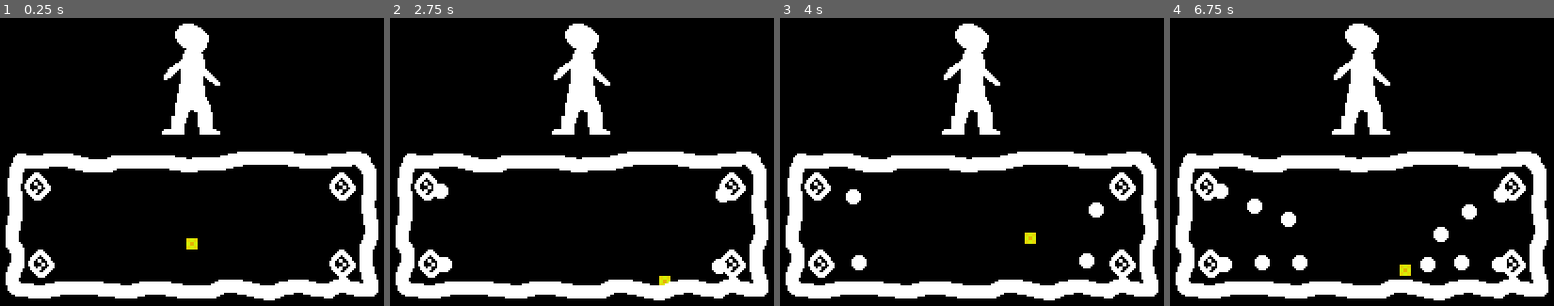
Above: before the commit, frames 1-4 (left to right).
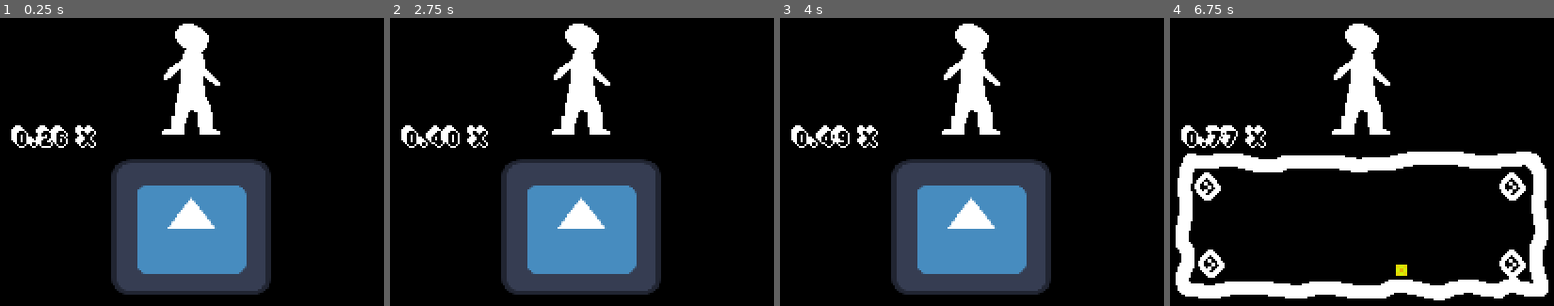
Above: after the commit, the same moments.

Repository: The-Briel-Deal/corn-maze
Game: Godot game, scene res://scenes/combat.tscn
The game is run twice, just before and just after one commit, with the same random seed, the same clock (stepped at 60 frames per second) and the same inputs. The engine's default icon, where the game draws it, is replaced by a stand-in: a white triangle on a blue panel in a dark square.
Inputs (mouse positions are in pixels of both pictures, inside the frame that each line leads up to):
- Up to frame 1 (0.25 s): no input
- Up to frame 2 (2.75 s): move the mouse to (716, 133) at 0.52 s; hold Right (ui_right) 0.53-1.28 s; tap Enter at 1.25 s; move the mouse to (462, 167) at 1.27 s; hold Down (ui_down) 1.28-2.03 s; move the mouse to (643, 75) at 2.02 s; hold Right (ui_right) from 2.03 s (still down)
- Up to frame 3 (4 s): move the mouse to (941, 216) at 2.77 s; release Right (ui_right) at 2.78 s; hold Up (ui_up) 2.78-3.53 s; move the mouse to (1152, 199) at 3.52 s; hold Left (ui_left) from 3.53 s (still down)
- Up to frame 4 (6.75 s): move the mouse to (1181, 98) at 4.27 s; move the mouse to (1392, 150) at 5.02 s; release Left (ui_left) at 5.03 s; hold Down (ui_down) 5.03-5.78 s; move the mouse to (1269, 64) at 5.77 s; hold Right (ui_right) 5.78-6.53 s; move the mouse to (1496, 133) at 6.52 s; hold Up (ui_up) from 6.53 s (still down)

The runs differ from the first frame. In frame 1, 31% of the frame differs, in the area x 1-99%, y 37-99%; in frame 2, 31%; in frame 3, 31%; in frame 4, 2.6%.

Commit message:
Cleaned up combat, refactor

Diff:
--- a/project.godot
+++ b/project.godot
@@ -24,7 +24,50 @@
 window/size/window_height_override=720
 window/stretch/mode="viewport"
 
+[input]
+
+up={
+"deadzone": 0.5,
+"events": [Object(InputEventJoypadMotion,"resource_local_to_scene":false,"resource_name":"","device":-1,"axis":1,"axis_value":-1.0,"script":null)
+, Object(InputEventJoypadButton,"resource_local_to_scene":false,"resource_name":"","device":-1,"button_index":11,"pressure":0.0,"pressed":true,"script":null)
+, Object(InputEventKey,"resource_local_to_scene":false,"resource_name":"","device":-1,"window_id":0,"alt_pressed":false,"shift_pressed":false,"ctrl_pressed":false,"meta_pressed":false,"pressed":false,"keycode":0,"physical_keycode":4194320,"key_label":0,"unicode":0,"echo":false,"script":null)
+]
+}
+down={
+"deadzone": 0.5,
+"events": [Object(InputEventJoypadMotion,"resource_local_to_scene":false,"resource_name":"","device":-1,"axis":1,"axis_value":1.0,"script":null)
+, Object(InputEventJoypadButton,"resource_local_to_scene":false,"resource_name":"","device":-1,"button_index":12,"pressure":0.0,"pressed":true,"script":null)
+, Object(InputEventKey,"resource_local_to_scene":false,"resource_name":"","device":-1,"window_id":0,"alt_pressed":false,"shift_pressed":false,"ctrl_pressed":false,"meta_pressed":false,"pressed":false,"keycode":0,"physical_keycode":4194322,"key_label":0,"unicode":0,"echo":false,"script":null)
+]
+}
+left={
+"deadzone": 0.5,
+"events": [Object(InputEventJoypadMotion,"resource_local_to_scene":false,"resource_name":"","device":-1,"axis":0,"axis_value":-1.0,"script":null)
+, Object(InputEventJoypadButton,"resource_local_to_scene":false,"resource_name":"","device":-1,"button_index":13,"pressure":0.0,"pressed":true,"script":null)
+, Object(InputEventKey,"resource_local_to_scene":false,"resource_name":"","device":-1,"window_id":0,"alt_pressed":false,"shift_pressed":false,"ctrl_pressed":false,"meta_pressed":false,"pressed":false,"keycode":0,"physical_keycode":4194319,"key_label":0,"unicode":0,"echo":false,"script":null)
+]
+}
+right={
+"deadzone": 0.5,
+"events": [Object(InputEventJoypadMotion,"resource_local_to_scene":false,"resource_name":"","device":-1,"axis":0,"axis_value":1.0,"script":null)
+, Object(InputEventJoypadButton,"resource_local_to_scene":false,"resource_name":"","device":-1,"button_index":14,"pressure":0.0,"pressed":true,"script":null)
+, Object(InputEventKey,"resource_local_to_scene":false,"resource_name":"","device":-1,"window_id":0,"alt_pressed":false,"shift_pressed":false,"ctrl_pressed":false,"meta_pressed":false,"pressed":false,"keycode":0,"physical_keycode":4194321,"key_label":0,"unicode":0,"echo":false,"script":null)
+]
+}
+select={
+"deadzone": 0.5,
+"events": [Object(InputEventJoypadButton,"resource_local_to_scene":false,"resource_name":"","device":-1,"button_index":0,"pressure":0.0,"pressed":true,"script":null)
+, Object(InputEventKey,"resource_local_to_scene":false,"resource_name":"","device":-1,"window_id":0,"alt_pressed":false,"shift_pressed":false,"ctrl_pressed":false,"meta_pressed":false,"pressed":false,"keycode":0,"physical_keycode":90,"key_label":0,"unicode":122,"echo":false,"script":null)
+]
+}
+cancel={
+"deadzone": 0.5,
+"events": [Object(InputEventJoypadButton,"resource_local_to_scene":false,"resource_name":"","device":-1,"button_index":1,"pressure":0.0,"pressed":true,"script":null)
+, Object(InputEventKey,"resource_local_to_scene":false,"resource_name":"","device":-1,"window_id":0,"alt_pressed":false,"shift_pressed":false,"ctrl_pressed":false,"meta_pressed":false,"pressed":false,"keycode":0,"physical_keycode":88,"key_label":0,"unicode":120,"echo":false,"script":null)
+]
+}
+
 [rendering]
 
+textures/canvas_textures/default_texture_filter=0
 environment/defaults/default_clear_color=Color(0, 0, 0, 1)
-textures/canvas_textures/default_texture_filter=0
--- a/scenes/combat.tscn
+++ b/scenes/combat.tscn
@@ -1,7 +1,9 @@
-[gd_scene load_steps=29 format=3 uid="uid://cd2qgnc6lmpd6"]
+[gd_scene load_steps=32 format=3 uid="uid://dy86kt7g6by3b"]
 
 [ext_resource type="Script" path="res://scripts/combat.gd" id="1_c56gx"]
 [ext_resource type="Texture2D" uid="uid://cjqqe3ao0o85c" path="res://assets/sprite/combat-intro.png" id="2_y280b"]
+[ext_resource type="Texture2D" uid="uid://cevbe80223vc" path="res://assets/sprite/godot-icon.svg" id="3_dnsko"]
+[ext_resource type="FontFile" uid="uid://b1mmfncgmrje8" path="res://assets/misc/Extrude.ttf" id="3_kt7ca"]
 
 [sub_resource type="AtlasTexture" id="AtlasTexture_jn3hu"]
 atlas = ExtResource("2_y280b")
@@ -169,14 +171,24 @@
 [sub_resource type="WorldBoundaryShape2D" id="WorldBoundaryShape2D_kctl7"]
 normal = Vector2(1, 0)
 
+[sub_resource type="Theme" id="Theme_8j7k3"]
+
 [node name="CombatMain" type="Node2D"]
 script = ExtResource("1_c56gx")
 
 [node name="MiniGameContent" type="Node2D" parent="."]
-
-[node name="CombatBackground" type="AnimatedSprite2D" parent="."]
+visible = false
+
+[node name="CombatBackground" type="AnimatedSprite2D" parent="MiniGameContent"]
 position = Vector2(160, 90)
 sprite_frames = SubResource("SpriteFrames_udmax")
+
+[node name="CombatTurnContent" type="Node2D" parent="."]
+
+[node name="TestSpriteREMOVE" type="Sprite2D" parent="CombatTurnContent"]
+position = Vector2(159.75, 131.25)
+scale = Vector2(0.660156, 0.566406)
+texture = ExtResource("3_dnsko")
 
 [node name="Walls" type="StaticBody2D" parent="."]
 collision_layer = 8
@@ -197,3 +209,14 @@
 [node name="LeftWall" type="CollisionShape2D" parent="Walls"]
 position = Vector2(68, 129)
 shape = SubResource("WorldBoundaryShape2D_kctl7")
+
+[node name="DynamicUI" type="CanvasLayer" parent="."]
+
+[node name="Multiplier" type="Label" parent="DynamicUI" groups=["ui_multiplier"]]
+offset_left = 66.0
+offset_top = 77.0
+offset_right = 110.0
+offset_bottom = 96.0
+theme = SubResource("Theme_8j7k3")
+theme_override_fonts/font = ExtResource("3_kt7ca")
+text = "1.54 X"
--- a/scenes/enemies/enemy-1.tscn
+++ b/scenes/enemies/enemy-1.tscn
@@ -1,15 +1,15 @@
-[gd_scene load_steps=4 format=3 uid="uid://dyytn4oustj0l"]
+[gd_scene load_steps=4 format=3 uid="uid://bgjjp7fphsvrn"]
 
 [ext_resource type="Texture2D" uid="uid://1700wysgrjqq" path="res://assets/sprite/enemy-dot.png" id="1_8l6cu"]
-[ext_resource type="Script" path="res://enemy-1.gd" id="1_8s5ab"]
+[ext_resource type="Script" path="res://scripts/enemy-1.gd" id="1_ctcl1"]
 
 [sub_resource type="CircleShape2D" id="CircleShape2D_hcydo"]
 radius = 4.12311
 
-[node name="Enemy1" type="CharacterBody2D"]
+[node name="Enemy1" type="CharacterBody2D" groups=["enemy"]]
 collision_layer = 4
 collision_mask = 13
-script = ExtResource("1_8s5ab")
+script = ExtResource("1_ctcl1")
 
 [node name="Sprite2D" type="Sprite2D" parent="."]
 texture = ExtResource("1_8l6cu")
--- a/scenes/enemies/enemy-spawner-1.tscn
+++ b/scenes/enemies/enemy-spawner-1.tscn
@@ -6,7 +6,7 @@
 [sub_resource type="CircleShape2D" id="CircleShape2D_r86xq"]
 radius = 7.0
 
-[node name="Enemy" type="CharacterBody2D"]
+[node name="Enemy" type="CharacterBody2D" groups=["enemy"]]
 collision_layer = 2
 collision_mask = 8
 script = ExtResource("1_7rras")
--- a/scripts/combat.gd
+++ b/scripts/combat.gd
@@ -6,51 +6,75 @@
 var enemy_health: int
 var sub_combat_enemy_array: Array[Array]
 var health: int
+var multiplier: float = .25
 
+var in_combat_minigame: bool = false
 var sub_combat_enemy_array_index: int = 0
 
 # The sub combat enemy array, is an array that is iterated through every turn and the current index is the array of enemies that are spawned by default.
 func init(enemy_sprite: Sprite2D, enemy_health: int, sub_combat_enemy_array: Array[Array], health: int):
+	# Set combat parameters when scene is changed to combat.
 	self.enemy_sprite = enemy_sprite
 	self.enemy_health = enemy_health
 	self.sub_combat_enemy_array = sub_combat_enemy_array
 	self.health = health
-
+	# Create player square.
 	self.player = load("res://scenes/mini-player.tscn").instantiate()
 	self.player.position.x = 160
 	self.player.position.y = 140
 	$MiniGameContent.add_child(self.player)
-
-
+	# Put enemy sprite at the top of the screen
 	self.enemy_sprite.position.x = 160
 	self.enemy_sprite.position.y = 50
 	self.enemy_sprite.name = "EnemySprite"
-	$MiniGameContent.add_child(self.enemy_sprite)
+	add_child(self.enemy_sprite)
 
-	for enemy in sub_combat_enemy_array[sub_combat_enemy_array_index]:
-		$MiniGameContent.add_child(enemy)
+func setup_combat_minigame():
+	self.player.position.x = 160
+	self.player.position.y = 140
+	for enemy in self.sub_combat_enemy_array[sub_combat_enemy_array_index]:
+		for enemy_position in enemy.positions_to_spawn:
+			var enemy_instance = enemy.packed_scene.instantiate()
+			enemy_instance.position = enemy_position
+			$MiniGameContent.add_child(enemy_instance)
 
+func set_in_combat_minigame(in_combat_minigame: bool):
+	self.in_combat_minigame = in_combat_minigame
+	$MiniGameContent.visible = in_combat_minigame
+	$CombatTurnContent.visible = !in_combat_minigame
+	if (in_combat_minigame):
+		setup_combat_minigame()
+	else:
+		clear_combat_minigame()
+
+func clear_combat_minigame():
+	for enemy in get_tree().get_nodes_in_group("enemy"):
+		enemy.queue_free()
 
 func _ready():
 	var test_sprite = Sprite2D.new()
 	test_sprite.texture = load("res://assets/sprite/test-enemy-sprite.png")
-
-	# 75, 105 - 245, 155
-	var enemy_spawner_1: CharacterBody2D = load("res://scenes/enemies/enemy-spawner-1.tscn").instantiate()
-	enemy_spawner_1.position.x = 78
-	enemy_spawner_1.position.y = 109
-	var enemy_spawner_2: CharacterBody2D = load("res://scenes/enemies/enemy-spawner-1.tscn").instantiate()
-	enemy_spawner_2.position.x = 80
-	enemy_spawner_2.position.y = 150
-	var enemy_spawner_3: CharacterBody2D = load("res://scenes/enemies/enemy-spawner-1.tscn").instantiate()
-	enemy_spawner_3.position.x = 240
-	enemy_spawner_3.position.y = 109
-	var enemy_spawner_4: CharacterBody2D = load("res://scenes/enemies/enemy-spawner-1.tscn").instantiate()
-	enemy_spawner_4.position.x = 240
-	enemy_spawner_4.position.y = 150
-
-	init(test_sprite, 100, [[enemy_spawner_1, enemy_spawner_2, enemy_spawner_3, enemy_spawner_4]], 100)
+	var enemy_spawner_packed_scene: PackedScene = load("res://scenes/enemies/enemy-spawner-1.tscn")
+	init(test_sprite, 100, [[{
+		"packed_scene": enemy_spawner_packed_scene,
+		"positions_to_spawn": [
+			Vector2i(78,109),
+			Vector2i(80,150),
+			Vector2i(240,109),
+			Vector2i(240,150)
+		]
+	}]], 100)
+	await get_tree().create_timer(5).timeout
+	set_in_combat_minigame(true)
+	await get_tree().create_timer(5).timeout
+	set_in_combat_minigame(false)
+	await get_tree().create_timer(5).timeout
+	set_in_combat_minigame(true)
+	await get_tree().create_timer(5).timeout
+	set_in_combat_minigame(false)
+	await get_tree().create_timer(5).timeout
+	set_in_combat_minigame(true)
 
 func _process(delta):
-	pass
-	#print(get_viewport().get_mouse_position())
+	multiplier += multiplier * (delta/6)
+	get_tree().get_first_node_in_group("ui_multiplier").text = "%3.2f X" % multiplier
--- a/scripts/mini-player.gd
+++ b/scripts/mini-player.gd
@@ -9,8 +9,8 @@
 
 
 func _physics_process(delta):
-	var direction_x = Input.get_axis("ui_left", "ui_right")
-	var direction_y = Input.get_axis("ui_up", "ui_down")
+	var direction_x = Input.get_axis("left", "right")
+	var direction_y = Input.get_axis("up", "down")
 	if direction_x:
 		velocity.x = direction_x * SPEED
 	else:
Binary file added: assets/misc/Extrude.ttf
Not shown, added: assets/misc/Extrude.ttf.import
Not shown, added: assets/music/whimsicle silly music.mp3.import
Renamed: enemy-1.gd -> scripts/enemy-1.gd
Not shown, added: assets/music/whimsicle silly music.mp3
